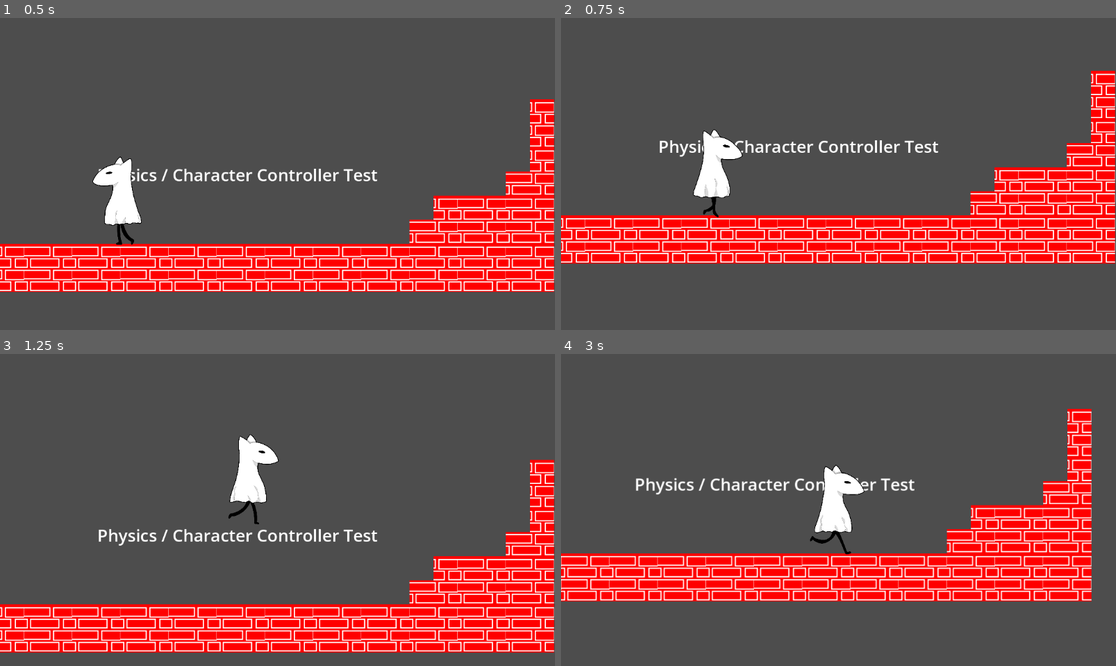
Above: before the commit, frames 1-4 (two rows, left to right).
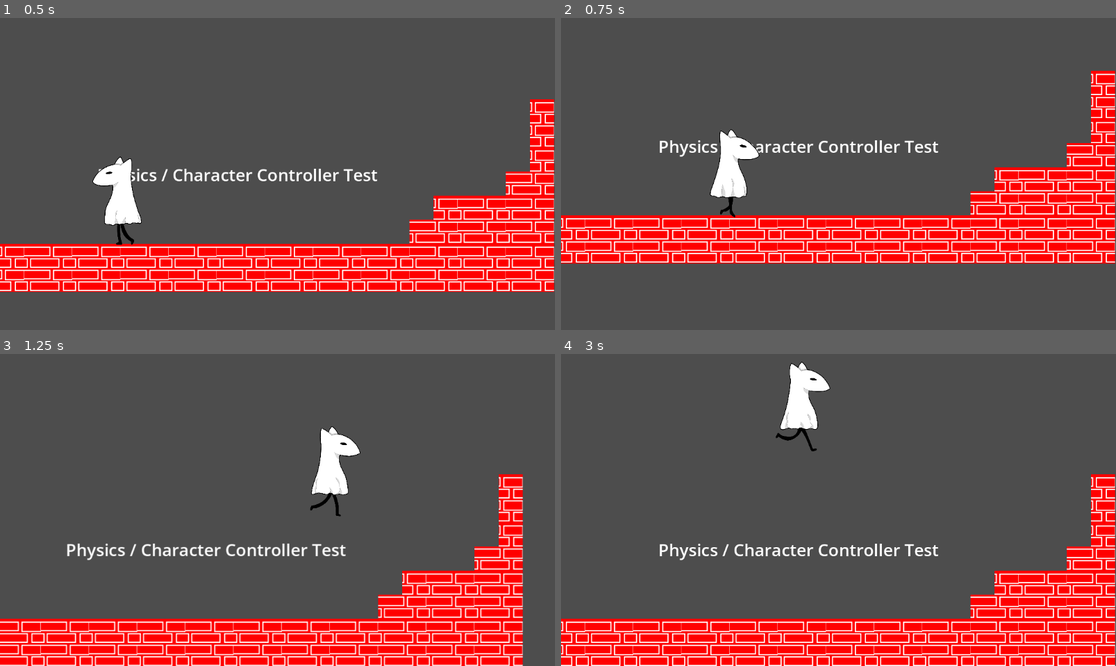
Above: after the commit, the same moments.

Repository: rcivan/ghost-dog
Game: Godot game, scene res://Test.tscn
The game is run twice, just before and just after one commit, with the same random seed, the same clock (stepped at 60 frames per second) and the same inputs.
Inputs:
- Up to frame 1 (0.5 s): no input
- Up to frame 2 (0.75 s): hold Right (right) from 0.53 s (still down); tap Q (slide, bound only after the commit) at 0.6 s
- Up to frame 3 (1.25 s): keep holding Right (right); tap Space (jump) at 0.77, 0.8, 1.07 s
- Up to frame 4 (3 s): tap Space (jump) at 1.35, 1.52, 1.82, 2.3 s; tap Q (slide, bound only after the commit) at 1.55, 2.1, 2.85 s; release Right (right) at 2.03 s; hold Left (left) 2.03-2.78 s; hold Right (right) from 2.78 s (still down)

Frame 1 is identical in both runs. In frame 2, 1.5% of the frame differs, in the area x 23-36%, y 35-64%; in frame 3, 24%; in frame 4, 41%, in the area x 0-100%, y 2-100%.

Commit message:
Revert "Merge branch 'main' of https://github.com/rcivan/ghost-dog"
This reverts commit 400ffcfb5438961dc2c769d88e8cc2df88271926, reversing
changes made to 2ccb07b9b815e187b818d7a7d316f9fbe0d05397.

Diff:
--- a/game/Player.gd
+++ b/game/Player.gd
@@ -1,29 +1,54 @@
 extends CharacterBody2D
 
 
-const SPEED = 400.0
-const JUMP_VELOCITY = -700.0
+const SPEED_CUTOFF = 400.0
+const JUMP_VELOCITY = -800.0
+
 
 # Get the gravity from the project settings to be synced with RigidBody nodes.
 var gravity = ProjectSettings.get_setting("physics/2d/default_gravity")
-
+var is_air_sliding = false
+var cancel_cooldown = false
 
 func _physics_process(delta):
+
+	var direction = Input.get_axis("left", "right")
+
 	# Add the gravity.
 	if not is_on_floor():
 		velocity.y += gravity * delta
+
 
 	# Handle Jump.
 	if Input.is_action_just_pressed("jump") and is_on_floor():
 		velocity.y = JUMP_VELOCITY
 
+	#Handle Slide Jump
+	if Input.is_action_just_pressed("jump") and is_air_sliding and not cancel_cooldown:
+		velocity.y += -400
+		velocity.x += 100 * direction
+		is_air_sliding = false
+		cancel_cooldown = true
+
+	# toggles slide and jump when grounded
+	if is_on_floor() and cancel_cooldown:
+		cancel_cooldown = false
+	if is_air_sliding and is_on_floor():
+		is_air_sliding = false
+
 	# Get the input direction and handle the movement/deceleration.
 	# As good practice, you should replace UI actions with custom gameplay actions.
-	var direction = Input.get_axis("left", "right")
-	if direction:
-		velocity.x = direction * SPEED
-	else:
-		velocity.x = move_toward(velocity.x, 0, SPEED)
+
+	if direction and velocity.x < SPEED_CUTOFF and velocity.x > -SPEED_CUTOFF:
+		velocity.x += 50 * direction
+	elif not direction:
+		velocity.x = move_toward(velocity.x, 0, 15)
+
+	#Handles Slide
+	if Input.is_action_just_pressed("slide"):
+		velocity.x = 800 * direction
+		if not is_on_floor():
+			is_air_sliding = true
 
 
 
--- a/game/project.godot
+++ b/game/project.godot
@@ -35,6 +35,12 @@
 , Object(InputEventKey,"resource_local_to_scene":false,"resource_name":"","device":-1,"window_id":0,"alt_pressed":false,"shift_pressed":false,"ctrl_pressed":false,"meta_pressed":false,"pressed":false,"keycode":0,"physical_keycode":68,"key_label":0,"unicode":100,"echo":false,"script":null)
 ]
 }
+slide={
+"deadzone": 0.5,
+"events": [Object(InputEventKey,"resource_local_to_scene":false,"resource_name":"","device":-1,"window_id":0,"alt_pressed":false,"shift_pressed":false,"ctrl_pressed":false,"meta_pressed":false,"pressed":false,"keycode":0,"physical_keycode":81,"key_label":0,"unicode":113,"echo":false,"script":null)
+, Object(InputEventKey,"resource_local_to_scene":false,"resource_name":"","device":-1,"window_id":0,"alt_pressed":false,"shift_pressed":false,"ctrl_pressed":false,"meta_pressed":false,"pressed":false,"keycode":0,"physical_keycode":4194325,"key_label":0,"unicode":0,"echo":false,"script":null)
+]
+}
 
 [physics]
 
Not shown, added: .DS_Store
